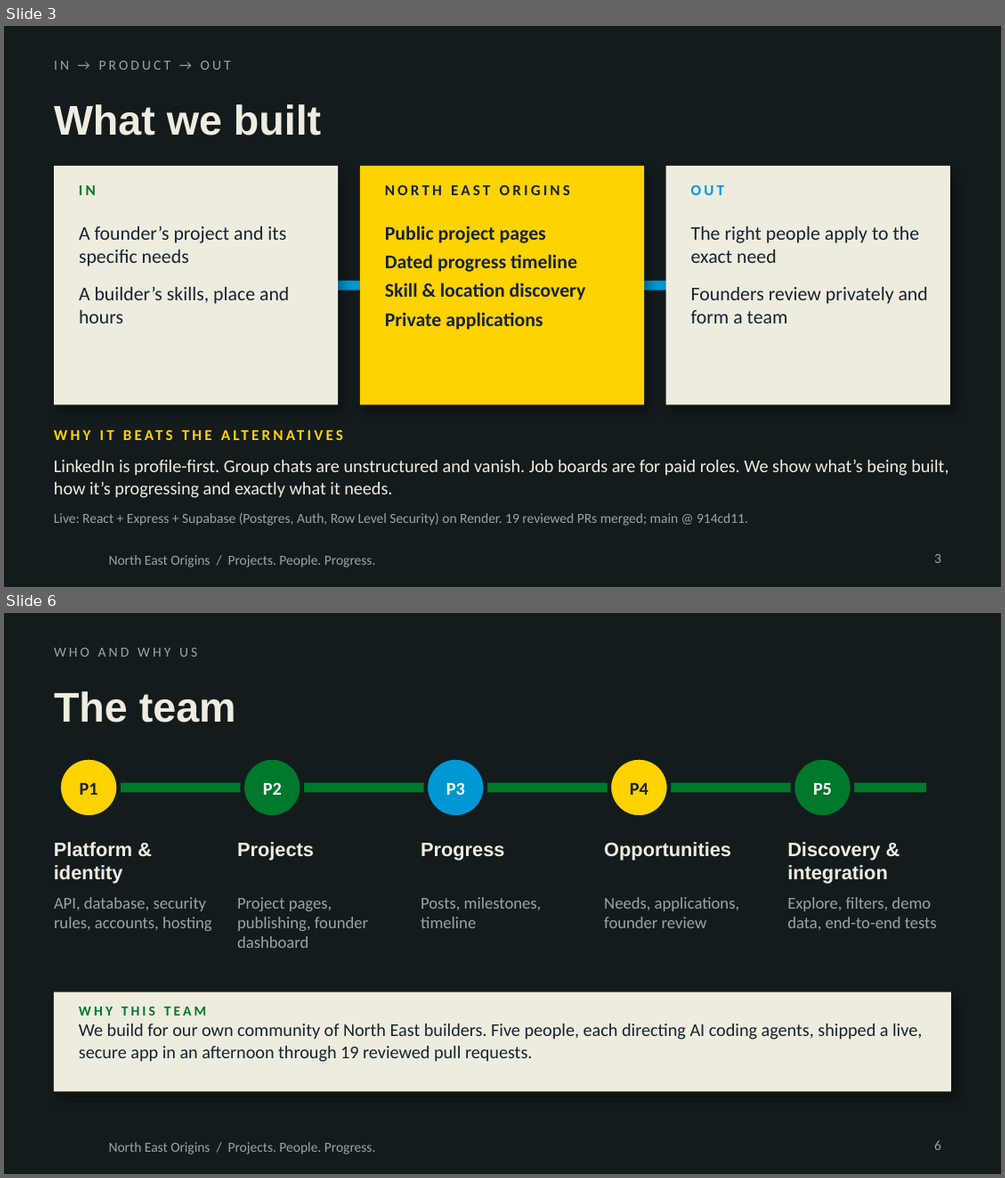
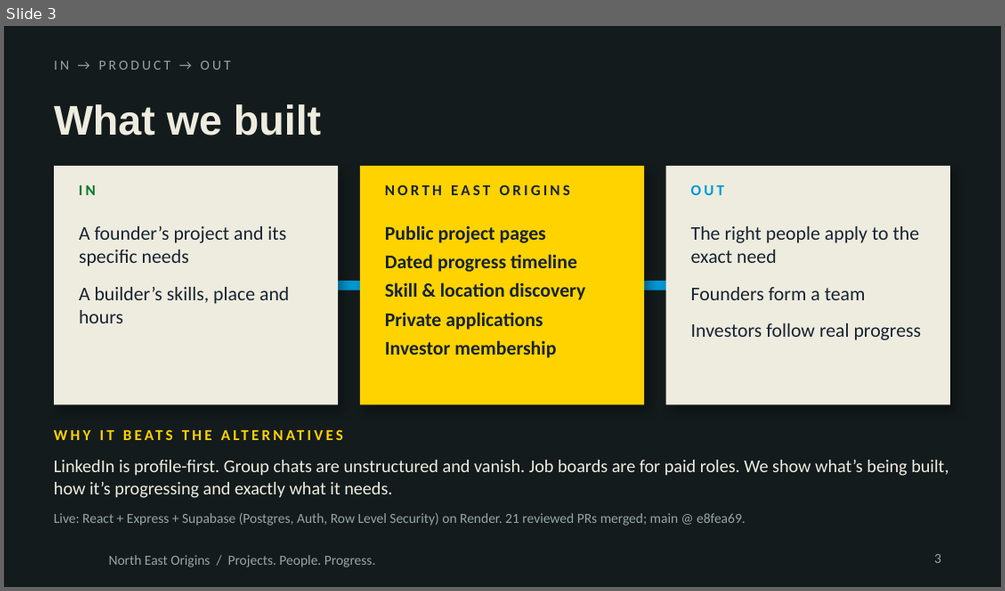
Before and after one commit to Abid091106/NorthEastOrigin, a slide deck: pitch/North-East-Origins-pitch-v3.pptx. Shown one above the other, each under a label of ours: slides 3 and 6 before the commit, slide 3 after it; the slides between them are not shown. The pictures are 1005x1178 and 1005x591 pixels, drawn with LibreOffice and Linux fonts; fonts in the diff are those of the drawing; background and template pictures are left out. Boxes give left, top, right and bottom in pixels: in the first picture for what was removed or moved away, otherwise in the second. Text is boxed around its words. In the diff, an @@ line names an element or a change of style, - is before the commit and + after.

```diff
--- a/pitch/North-East-Origins-pitch-v3.pptx
+++ b/pitch/North-East-Origins-pitch-v3.pptx
@@ slide 6 removed at [4,613,1001,1174], background #141B1D; not listed: 1 template element that a slide beside it also shows @@
@@ text removed at [54,648,197,657] @@
-WHO AND WHY US
@@ title removed at [54,691,236,722] @@
-The team
@@ ellipse removed at [59,757,119,818] @@
@@ ellipse removed at [243,757,302,818] @@
@@ ellipse removed at [426,757,485,818] @@
@@ ellipse removed at [609,757,669,818] @@
@@ ellipse removed at [793,757,852,818] @@
@@ line removed from (79, 787) to (926, 787) @@
@@ text removed at [80,783,98,795] @@
-P1
@@ text removed at [263,782,282,795] @@
-P2
@@ text removed at [446,782,465,795] @@
-P3
@@ text removed at [630,783,648,795] @@
-P4
@@ text removed at [813,783,832,795] @@
-P5
@@ text removed at [54,842,132,884] @@
-Platform & identity
@@ text removed at [237,842,314,860] @@
-Projects
@@ text removed at [421,843,504,860] @@
-Progress
@@ text removed at [604,842,731,860] @@
-Opportunities
@@ text removed at [787,842,888,884] @@
-Discovery & integration
@@ text removed at [54,897,212,931] @@
-API, database, security rules, accounts, hosting
@@ text removed at [237,897,368,948] @@
-Project pages, publishing, founder dashboard
@@ text removed at [421,897,542,928] @@
-Posts, milestones, timeline
@@ text removed at [604,897,740,928] @@
-Needs, applications, founder review
@@ text removed at [787,897,937,930] @@
-Explore, filters, demo data, end-to-end tests
@@ rectangle removed at [54,992,951,1092] @@
@@ text removed at [79,1005,922,1062] @@
-WHY THIS TEAM
-We build for our own community of North East builders. Five people, each directing AI coding agents, shipped a live, secure app in an afternoon through 19 reviewed pull requests.
@@ page number removed at [934,1140,941,1150] @@
-6
@@ slide 3 changed as well @@
@@ text at [691,287,922,340]: text changed @@
-Founders review privately and form a team
+Founders form a team
+Investors follow real progress
@@ text at [385,340,556,358]: paragraph added @@
+Investor membership
@@ text at [54,513,745,525]: text changed @@
-Live: React + Express + Supabase (Postgres, Auth, Row Level Security) on Render. 19 reviewed PRs merged; main @ 914cd11.
+Live: React + Express + Supabase (Postgres, Auth, Row Level Security) on Render. 21 reviewed PRs merged; main @ e8fea69.
```
Also in this commit, not shown: 3 other slides changed, 1 slide added, 1 other slide removed, 1 other file.
